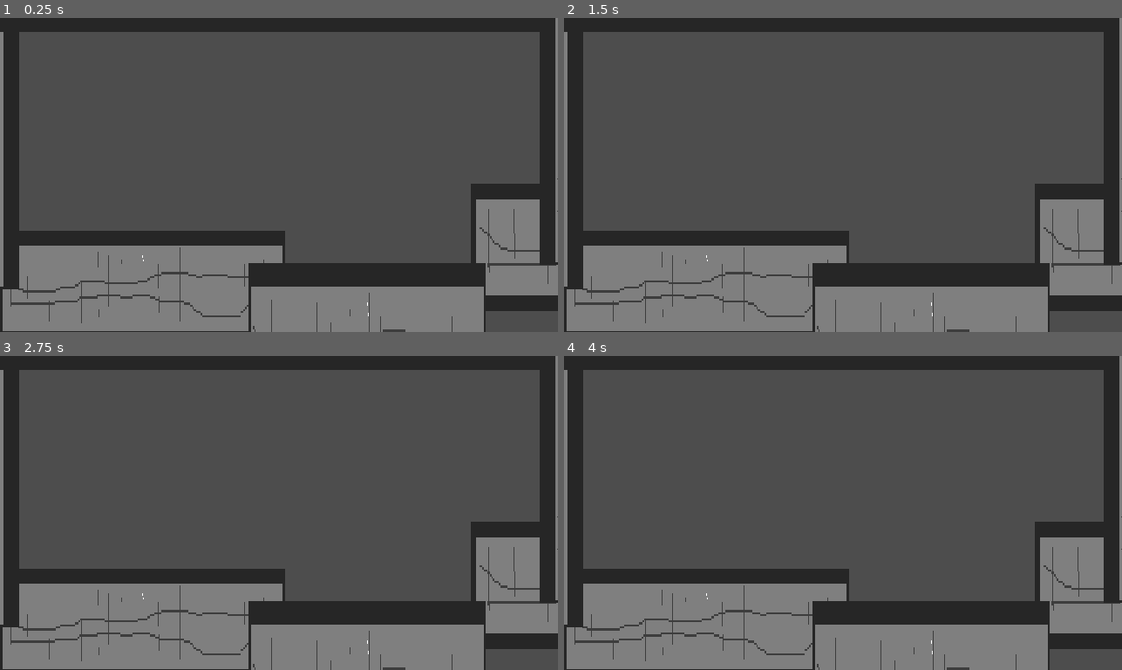
Above: before the commit, frames 1-4 (two rows, left to right).
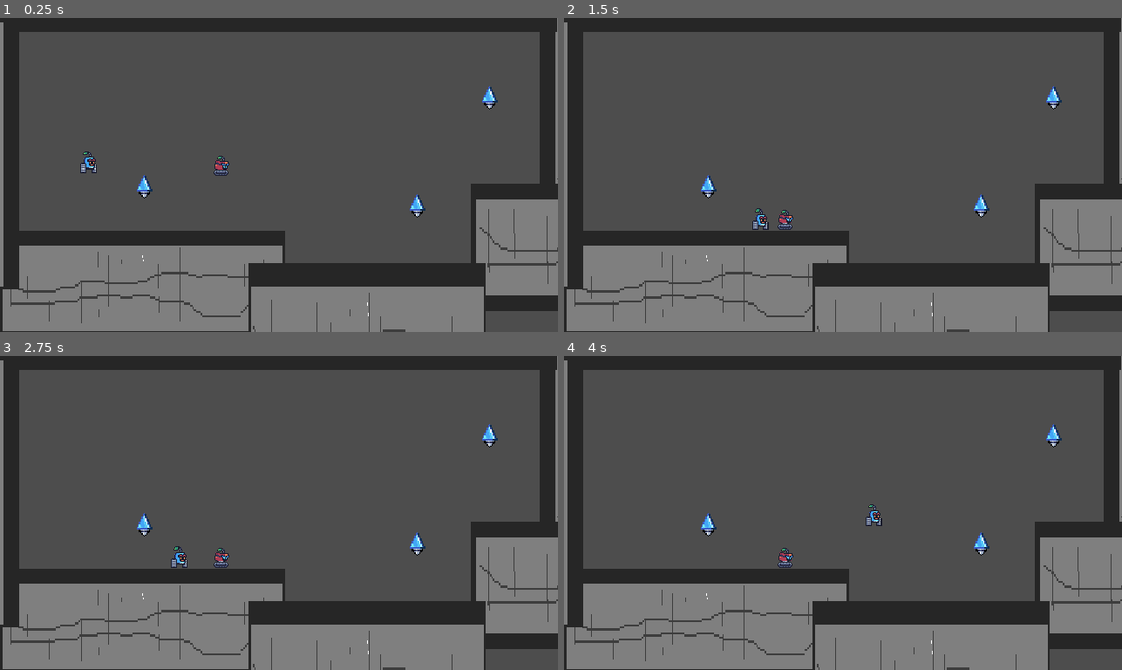
Above: after the commit, the same moments.

Repository: gdp-ufrj/Nut-Bolt
Game: Godot game, scene res://Cenas/Testes/prototipo_e_testes.tscn
The game is run twice, just before and just after one commit, with the same random seed, the same clock (stepped at 60 frames per second) and the same inputs. This scene is started directly instead of the project's main scene.
Inputs:
- Up to frame 1 (0.25 s): no input
- Up to frame 2 (1.5 s): hold Right (ui_right) from 0.53 s (still down); tap E (interagir) at 0.6, 1.35 s; tap Up (ui_up) at 0.77 s
- Up to frame 3 (2.75 s): tap Up (ui_up) at 1.52 s; release Right (ui_right) at 2.03 s; hold Left (ui_left) from 2.03 s (still down); tap E (interagir) at 2.1 s
- Up to frame 4 (4 s): release Left (ui_left) at 2.78 s; hold Right (ui_right) from 2.78 s (still down); tap E (interagir) at 2.85, 3.6 s; tap Up (ui_up) at 3.02, 3.77 s

The runs differ from the first frame. In frame 1, 1.2% of the frame differs, in the area x 0-100%, y 0-79%; in frame 2, 1.2%; in frame 3, 1.2%; in frame 4, 1.2%.

Commit message:
Bugfix de conexão e botão repaginado

Diff:
--- a/plataform-2d-godot/Cenas/Entes/Roteador.tscn
+++ b/plataform-2d-godot/Cenas/Entes/Roteador.tscn
@@ -1,5 +1,6 @@
-[gd_scene load_steps=4 format=3 uid="uid://cg0iyugvxt7cr"]
+[gd_scene load_steps=5 format=3 uid="uid://cg0iyugvxt7cr"]
 
+[ext_resource type="Script" uid="uid://bu31wafum8pii" path="res://Scripts/Entes/roteador.gd" id="1_hf4jo"]
 [ext_resource type="Texture2D" uid="uid://csncrc55p6850" path="res://Sprites/Interagíveis/conexaoPrisma_teste.png" id="2_hf4jo"]
 
 [sub_resource type="CircleShape2D" id="CircleShape2D_if2po"]
@@ -11,6 +12,7 @@
 [node name="Roteador" type="Area2D"]
 collision_layer = 3
 collision_mask = 3
+script = ExtResource("1_hf4jo")
 
 [node name="Sprite2D" type="Sprite2D" parent="."]
 position = Vector2(0, 2.38419e-07)
@@ -18,8 +20,8 @@
 texture = ExtResource("2_hf4jo")
 
 [node name="zona_conexao_rot" type="Area2D" parent="."]
-collision_layer = 3
-collision_mask = 3
+collision_layer = 4
+collision_mask = 4
 
 [node name="CollisionShape2D" type="CollisionShape2D" parent="zona_conexao_rot"]
 shape = SubResource("CircleShape2D_if2po")
--- a/plataform-2d-godot/Cenas/Entes/botao.tscn
+++ b/plataform-2d-godot/Cenas/Entes/botao.tscn
@@ -1,12 +1,15 @@
-[gd_scene load_steps=2 format=3 uid="uid://bqbxnpowjnvbq"]
+[gd_scene load_steps=3 format=3 uid="uid://bqbxnpowjnvbq"]
+
+[ext_resource type="Script" uid="uid://babw0oolc5ro3" path="res://Scripts/Entes/botao.gd" id="1_d7y7n"]
 
 [sub_resource type="RectangleShape2D" id="RectangleShape2D_fxmij"]
 size = Vector2(28.0313, 27.375)
 
 [node name="Botao" type="Area2D"]
 z_index = -1
-collision_layer = 7
-collision_mask = 7
+collision_layer = 3
+collision_mask = 3
+script = ExtResource("1_d7y7n")
 
 [node name="CollisionShape2D" type="CollisionShape2D" parent="."]
 light_mask = 3
@@ -29,3 +32,6 @@
 offset_right = 528.0
 offset_bottom = 24.0
 text = "PRESSIONE A TECLA E!"
+
+[connection signal="body_entered" from="." to="." method="_on_body_entered"]
+[connection signal="body_exited" from="." to="." method="_on_body_exited"]
--- a/plataform-2d-godot/Cenas/Entes/player_1.tscn
+++ b/plataform-2d-godot/Cenas/Entes/player_1.tscn
@@ -26,8 +26,8 @@
 shape = SubResource("RectangleShape2D_q7f8p")
 
 [node name="zona_conexao_1" type="Area2D" parent="."]
-collision_layer = 3
-collision_mask = 3
+collision_layer = 4
+collision_mask = 4
 
 [node name="CollisionShape2D" type="CollisionShape2D" parent="zona_conexao_1"]
 shape = SubResource("CircleShape2D_q7f8p")
--- a/plataform-2d-godot/Cenas/Entes/player_2.tscn
+++ b/plataform-2d-godot/Cenas/Entes/player_2.tscn
@@ -42,8 +42,8 @@
 metadata/_edit_lock_ = true
 
 [node name="zona_conexao_2" type="Area2D" parent="."]
-collision_layer = 3
-collision_mask = 3
+collision_layer = 4
+collision_mask = 4
 
 [node name="CollisionShape2D" type="CollisionShape2D" parent="zona_conexao_2"]
 shape = SubResource("CircleShape2D_63q1r")
--- a/plataform-2d-godot/Cenas/Niveis/tutorial_2.tscn
+++ b/plataform-2d-godot/Cenas/Niveis/tutorial_2.tscn
@@ -201,6 +201,7 @@
 position = Vector2(640, 24)
 shape = SubResource("WorldBoundaryShape2D_8ipts")
 
+[connection signal="botao_ativado" from="." to="Botao" method="_on_tutorial_2_botao_ativado"]
 [connection signal="body_entered" from="plataforma/AREA PARA EVITAR BUG" to="." method="_on_area_para_evitar_bug_body_entered"]
 [connection signal="body_exited" from="plataforma/AREA PARA EVITAR BUG" to="." method="_on_area_para_evitar_bug_body_exited"]
 [connection signal="body_entered" from="Botao" to="." method="_on_botao_body_entered"]
--- a/plataform-2d-godot/Cenas/Niveis/tutorial_3.tscn
+++ b/plataform-2d-godot/Cenas/Niveis/tutorial_3.tscn
@@ -63,9 +63,6 @@
 normal = Vector2(1, 0)
 distance = -8.0
 
-[sub_resource type="WorldBoundaryShape2D" id="WorldBoundaryShape2D_tsd38"]
-normal = Vector2(-1, 0)
-
 [sub_resource type="RectangleShape2D" id="RectangleShape2D_tsd38"]
 size = Vector2(40, 10)
 
@@ -141,15 +138,6 @@
 top_level = true
 position = Vector2(10, 270)
 shape = SubResource("WorldBoundaryShape2D_h5va6")
-
-[node name="Direito" type="StaticBody2D" parent="Limites"]
-collision_layer = 3
-collision_mask = 3
-
-[node name="colisao" type="CollisionShape2D" parent="Limites/Direito"]
-top_level = true
-position = Vector2(582, 244)
-shape = SubResource("WorldBoundaryShape2D_tsd38")
 
 [node name="plataforma_ativavel" type="StaticBody2D" parent="."]
 collision_layer = 3
--- a/plataform-2d-godot/Cenas/Testes/prototipo_e_testes.tscn
+++ b/plataform-2d-godot/Cenas/Testes/prototipo_e_testes.tscn
@@ -1,11 +1,15 @@
-[gd_scene load_steps=8 format=3 uid="uid://cku2qsb0pcgqi"]
+[gd_scene load_steps=9 format=3 uid="uid://cku2qsb0pcgqi"]
 
 [ext_resource type="PackedScene" uid="uid://dutaywbb4vjh" path="res://Cenas/Entes/player_1.tscn" id="1_o4wdp"]
 [ext_resource type="PackedScene" uid="uid://cj3qbb7deufpm" path="res://Cenas/Entes/player_2.tscn" id="2_3we6d"]
 [ext_resource type="Texture2D" uid="uid://cf8104fl6hons" path="res://Sprites/Placeholders/plat.png" id="3_8cg1q"]
+[ext_resource type="PackedScene" uid="uid://cg0iyugvxt7cr" path="res://Cenas/Entes/Roteador.tscn" id="4_3we6d"]
 
 [sub_resource type="RectangleShape2D" id="RectangleShape2D_gc4ld"]
 size = Vector2(329, 129)
+
+[sub_resource type="RectangleShape2D" id="RectangleShape2D_tl8fm"]
+size = Vector2(639.5, 128)
 
 [sub_resource type="RectangleShape2D" id="RectangleShape2D_xlxev"]
 size = Vector2(499, 149)
@@ -13,92 +17,112 @@
 [sub_resource type="RectangleShape2D" id="RectangleShape2D_c75v2"]
 size = Vector2(267.5, 210)
 
-[sub_resource type="RectangleShape2D" id="RectangleShape2D_tl8fm"]
-size = Vector2(639.5, 128)
-
 [node name="Prototipo e testes" type="Node2D"]
 
-[node name="pula" parent="." instance=ExtResource("1_o4wdp")]
-position = Vector2(11, -81)
+[node name="paredes" type="Node2D" parent="."]
 
-[node name="gruda" parent="." instance=ExtResource("2_3we6d")]
-position = Vector2(85, -77)
+[node name="StaticBody2D5" type="StaticBody2D" parent="paredes"]
+collision_layer = 3
+collision_mask = 3
 
-[node name="StaticBody2D2" type="StaticBody2D" parent="."]
+[node name="CollisionShape2D" type="CollisionShape2D" parent="paredes/StaticBody2D5"]
+top_level = true
+position = Vector2(684, 138)
+rotation = 1.57568
+shape = SubResource("RectangleShape2D_gc4ld")
 
-[node name="CollisionShape2D" type="CollisionShape2D" parent="StaticBody2D2"]
+[node name="Sprite2D" type="Sprite2D" parent="paredes/StaticBody2D5"]
+visibility_layer = 3
+position = Vector2(691, 128)
+rotation = 1.57398
+scale = Vector2(0.42641, 2.57143)
+texture = ExtResource("3_8cg1q")
+
+[node name="StaticBody2D4" type="StaticBody2D" parent="paredes"]
+collision_layer = 3
+collision_mask = 3
+
+[node name="Sprite2D" type="Sprite2D" parent="paredes/StaticBody2D4"]
+visibility_layer = 3
+position = Vector2(318.5, -50)
+scale = Vector2(0.881706, 2.35714)
+texture = ExtResource("3_8cg1q")
+
+[node name="CollisionShape2D" type="CollisionShape2D" parent="paredes/StaticBody2D4"]
+position = Vector2(317.25, -51)
+shape = SubResource("RectangleShape2D_tl8fm")
+
+[node name="StaticBody2D2" type="StaticBody2D" parent="paredes"]
+collision_layer = 3
+collision_mask = 3
+
+[node name="CollisionShape2D" type="CollisionShape2D" parent="paredes/StaticBody2D2"]
 top_level = true
 position = Vector2(162, 308)
 shape = SubResource("RectangleShape2D_gc4ld")
 
-[node name="Sprite2D" type="Sprite2D" parent="StaticBody2D2"]
+[node name="Sprite2D" type="Sprite2D" parent="paredes/StaticBody2D2"]
 visibility_layer = 3
 position = Vector2(163, 310)
 scale = Vector2(0.451169, 2.35714)
 texture = ExtResource("3_8cg1q")
 
-[node name="StaticBody2D" type="StaticBody2D" parent="."]
+[node name="StaticBody2D" type="StaticBody2D" parent="paredes/StaticBody2D2"]
+collision_layer = 3
+collision_mask = 3
 
-[node name="CollisionShape2D" type="CollisionShape2D" parent="StaticBody2D"]
+[node name="CollisionShape2D" type="CollisionShape2D" parent="paredes/StaticBody2D2/StaticBody2D"]
 top_level = true
 position = Vector2(787.5, 265.5)
 shape = SubResource("RectangleShape2D_xlxev")
 
-[node name="Sprite2D" type="Sprite2D" parent="StaticBody2D"]
+[node name="Sprite2D" type="Sprite2D" parent="paredes/StaticBody2D2/StaticBody2D"]
 position = Vector2(792.125, 263)
 scale = Vector2(0.693604, 2.60714)
 texture = ExtResource("3_8cg1q")
 
-[node name="plataforma_movel" type="StaticBody2D" parent="."]
+[node name="plataforma_movel" type="StaticBody2D" parent="paredes"]
+collision_layer = 3
+collision_mask = 3
 
-[node name="Sprite2D" type="Sprite2D" parent="plataforma_movel"]
+[node name="Sprite2D" type="Sprite2D" parent="paredes/plataforma_movel"]
 position = Vector2(421, 387)
 scale = Vector2(0.375172, 3.78571)
 texture = ExtResource("3_8cg1q")
 
-[node name="CollisionShape2D" type="CollisionShape2D" parent="plataforma_movel"]
+[node name="CollisionShape2D" type="CollisionShape2D" parent="paredes/plataforma_movel"]
 top_level = true
 position = Vector2(420, 385)
 shape = SubResource("RectangleShape2D_c75v2")
 
-[node name="StaticBody2D3" type="StaticBody2D" parent="."]
+[node name="StaticBody2D3" type="StaticBody2D" parent="paredes"]
+collision_layer = 3
+collision_mask = 3
 
-[node name="CollisionShape2D" type="CollisionShape2D" parent="StaticBody2D3"]
+[node name="CollisionShape2D" type="CollisionShape2D" parent="paredes/StaticBody2D3"]
 top_level = true
 position = Vector2(-44, 167)
 rotation = 1.57568
 shape = SubResource("RectangleShape2D_gc4ld")
 
-[node name="Sprite2D" type="Sprite2D" parent="StaticBody2D3"]
+[node name="Sprite2D" type="Sprite2D" parent="paredes/StaticBody2D3"]
 visibility_layer = 3
 position = Vector2(-50, 156)
 rotation = 1.57398
 scale = Vector2(0.42641, 2.57143)
 texture = ExtResource("3_8cg1q")
 
-[node name="StaticBody2D4" type="StaticBody2D" parent="."]
+[node name="pula" parent="." instance=ExtResource("1_o4wdp")]
+position = Vector2(101, 132)
 
-[node name="Sprite2D" type="Sprite2D" parent="StaticBody2D4"]
-visibility_layer = 3
-position = Vector2(318.5, -50)
-scale = Vector2(0.881706, 2.35714)
-texture = ExtResource("3_8cg1q")
+[node name="gruda" parent="." instance=ExtResource("2_3we6d")]
+position = Vector2(254, 137)
 
-[node name="CollisionShape2D" type="CollisionShape2D" parent="StaticBody2D4"]
-position = Vector2(317.25, -51)
-shape = SubResource("RectangleShape2D_tl8fm")
+[node name="Roteador" parent="." instance=ExtResource("4_3we6d")]
+position = Vector2(165, 193)
 
-[node name="StaticBody2D5" type="StaticBody2D" parent="."]
+[node name="Roteador2" parent="." instance=ExtResource("4_3we6d")]
+position = Vector2(478, 215)
 
-[node name="CollisionShape2D" type="CollisionShape2D" parent="StaticBody2D5"]
-top_level = true
-position = Vector2(684, 138)
-rotation = 1.57568
-shape = SubResource("RectangleShape2D_gc4ld")
-
-[node name="Sprite2D" type="Sprite2D" parent="StaticBody2D5"]
-visibility_layer = 3
-position = Vector2(691, 128)
-rotation = 1.57398
-scale = Vector2(0.42641, 2.57143)
-texture = ExtResource("3_8cg1q")
+[node name="Roteador3" parent="." instance=ExtResource("4_3we6d")]
+position = Vector2(561, 91)
--- a/plataform-2d-godot/Cenas/game_controller.tscn
+++ b/plataform-2d-godot/Cenas/game_controller.tscn
@@ -10,10 +10,10 @@
 
 [node name="Players" type="Node2D" parent="."]
 
-[node name="player_1" parent="Players" instance=ExtResource("2_7gg3j")]
+[node name="player_1" parent="Players" groups=["Players"] instance=ExtResource("2_7gg3j")]
 position = Vector2(0, -1)
 
-[node name="player_2" parent="Players" instance=ExtResource("3_dg2gn")]
+[node name="player_2" parent="Players" groups=["Players"] instance=ExtResource("3_dg2gn")]
 position = Vector2(-5, 1)
 
 [node name="Pause_menu" parent="." instance=ExtResource("5_dg2gn")]
--- a/plataform-2d-godot/Scripts/Entes/botao.gd
+++ b/plataform-2d-godot/Scripts/Entes/botao.gd
@@ -1 +1,18 @@
 extends Area2D
+var is_untouched: bool = true
+
+func _ready() -> void:
+	self.remove_from_group("pode_ativar")
+
+func _on_body_entered(body: Node2D) -> void:
+	if is_untouched and body.is_in_group("Players"):
+		$Label.show()
+		self.add_to_group("pode_ativar")
+
+func _on_body_exited(body: Node2D) -> void:
+	if body.is_in_group("Players"):
+		$Label.hide()
+		self.remove_from_group("pode_ativar")
+
+func _on_tutorial_2_botao_ativado() -> void:
+	is_untouched = false
--- a/plataform-2d-godot/Scripts/Entes/player_1.gd
+++ b/plataform-2d-godot/Scripts/Entes/player_1.gd
@@ -5,8 +5,14 @@
 @onready var timer = $Timer_conexao
 
 var estado_original: Array = [SPEED, JUMP_VELOCITY]
-var conectores: Array = [false, false] #são eles o outro player e o roteador
+var _overlaping: Array = []
 var gravity = ProjectSettings.get_setting("physics/2d/default_gravity")
+
+func _ready() -> void:
+	$zona_conexao_1.collision_layer = 3
+	$zona_conexao_1.collision_mask = 3
+	self.add_to_group("Players")
+	conectar()
 
 #region Physics process
 func _physics_process(delta: float) -> void:
@@ -23,7 +29,7 @@
 		velocity.x = move_toward(velocity.x,0,SPEED)
 
 	move_and_slide()
-
+	#checa_proximidade()
 
 #endregion
 
@@ -42,34 +48,51 @@
 func _on_timer_conexao_timeout() -> void:
 	desconectar()
 
+func _on_game_controller_restart() -> void:
+	conectar()
+
 func _on_zona_conexao_1_area_entered(area: Area2D) -> void:
-		var eh_conector: bool = false
-		if area.name == "zona_conexao_2":
-			conectores[0] = true
-			eh_conector = true
-		if area.name == "zona_conexao_rot":
-			conectores[1] = true
-			eh_conector = true
-		# Se o jogador estiver dentro de alguma zona_conexao, conecta
-		if (conectores[0] or conectores[1]) and eh_conector:
-			conectar()
+	if area.name == "zona_conexao_2" or area.name == "zona_conexao_rot":
+		_overlaping.append(area)
+		conectar()
 
 func _on_zona_conexao_1_area_exited(area: Area2D) -> void:
-	if area.name == "zona_conexao_2":
-		conectores[0] = false
-	if area.name == "zona_conexao_rot":
-		conectores[1] = false
-
-	# Se o jogador estiver fora de todas as zonas_conexao, começa o timer
-	if conectores[0] or conectores[1]:
-		pass
-	else:
+	_overlaping.erase(area)
+	if _overlaping.is_empty():
 		if timer.is_stopped():
 			timer.start()
 			$aviso_conexao.play()
 
+#endregion
 
-func _on_game_controller_restart() -> void:
-	conectar()
+#region antigo codigo de conexao
+	#func _on_zona_conexao_1_area_entered(area: Area2D) -> void:
+		##var eh_conector: bool = false
+		#if area.name == "zona_conexao_2":
+			#conectores[0] = true
+			##eh_conector = true
+		#if area.name == "zona_conexao_rot":
+			#conectores[1] = true
+			##eh_conector = true
+		## Se o jogador estiver dentro de alguma zona_conexao, conecta
+		#if (conectores[0] or conectores[1]):
+			#conectar()
+#
+#func _on_zona_conexao_1_area_exited(area: Area2D) -> void:
+	#if $zona_conexao_1.has_overlapping_areas():
+		#pass
+	#else:
+		#if area.name == "zona_conexao_2":
+			#conectores[0] = false
+		#if area.name == "zona_conexao_rot":
+			#conectores[1] = false
+		#
+	## Se o jogador estiver fora de todas as zonas_conexao, começa o timer
+	#if conectores[0] or conectores[1]:
+		#pass
+	#else:
+		#if timer.is_stopped():
+			#timer.start()
+			#$aviso_conexao.play()
 
 #endregion
--- a/plataform-2d-godot/Scripts/Entes/player_2.gd
+++ b/plataform-2d-godot/Scripts/Entes/player_2.gd
@@ -4,11 +4,16 @@
 @onready var timer = $Timer_conexao
 
 var estado_original = SPEED
-var conectores: Array = [false, false] #conectores[0] = outro player e [1] é o roteador
+var _overlaping: Array = []
 var colidiu_com_limites = false
 var pode_grudar = true
 var gravity = ProjectSettings.get_setting("physics/2d/default_gravity")
 var desacoplou = false
+
+func _ready() -> void:
+	$zona_conexao_2.collision_layer = 3
+	$zona_conexao_2.collision_mask = 3
+	self.add_to_group("Players")
 
 #region physics process
 func _physics_process(delta: float) -> void:
@@ -65,6 +70,7 @@
 		velocity.x = move_toward(velocity.x,0,SPEED)
 
 	move_and_slide()
+	#checa_proximidade()
 #endregion
 
 #region movimentação
@@ -82,9 +88,6 @@
 		desacoplou = true
 		gravity = ProjectSettings.get_setting("physics/2d/default_gravity")
 
-#func _on_Timer_grude_timeout():
-	#nao_pode_grudar = false
-
 #endregion
 
 #region conexao
@@ -100,33 +103,43 @@
 func _on_timer_conexao_timeout() -> void:
 	desconectar()
 
+func _on_game_controller_restart() -> void:
+	conectar()
+
 func _on_zona_conexao_2_area_entered(area: Area2D) -> void:
-	var eh_conector: bool = false
-	if area.name == "zona_conexao_1":
-		conectores[0] = true
-		eh_conector = true
-	if area.name == "zona_conexao_rot":
-		conectores[1] = true
-		eh_conector = true
-
-	if (conectores[0] or conectores[1]) and eh_conector:
+	if area.name == "zona_conexao_1" or area.name == "zona_conexao_rot":
+		_overlaping.append(area)
 		conectar()
 
 func _on_zona_conexao_2_area_exited(area: Area2D) -> void:
-	if area.name == "zona_conexao_1":
-		conectores[0] = false
-	if area.name == "zona_conexao_rot":
-		conectores[1] = false
-
-	if conectores[0] or conectores[1]:
-		pass
-	else:
+	_overlaping.erase(area)
+	if _overlaping.is_empty():
 		if timer.is_stopped():
 			timer.start()
 			$aviso_conexao.play()
 
+#endregion
 
-func _on_game_controller_restart() -> void:
-	conectar()
-
-#endregion
+#region antiga conexao
+#func _on_zona_conexao_2_area_entered(area: Area2D) -> void:
+	#var eh_conector: bool = false
+	#if area.name == "zona_conexao_1":
+		#conectores[0] = true
+		#eh_conector = true
+	#if area.name == "zona_conexao_rot":
+		#conectores[1] = true
+		#eh_conector = true
+#
+	#if (conectores[0] or conectores[1]) and eh_conector:
+		#conectar()
+#
+#func _on_zona_conexao_2_area_exited(area: Area2D) -> void:
+	#if area.name == "zona_conexao_1":
+		#conectores[0] = false
+	#if area.name == "zona_conexao_rot":
+		#conectores[1] = false
+	#
+	#if conectores[0] or conectores[1]:
+		#pass
+	#else:
+	#endregion
--- /dev/null
+++ b/plataform-2d-godot/Scripts/Entes/roteador.gd
@@ -0,0 +1,5 @@
+extends Area2D
+
+func _ready() -> void:
+	$zona_conexao_rot.collision_layer = 3
+	$zona_conexao_rot.collision_mask = 3
--- a/plataform-2d-godot/Scripts/Niveis/tutorial_2.gd
+++ b/plataform-2d-godot/Scripts/Niveis/tutorial_2.gd
@@ -1,30 +1,14 @@
 extends Node2D
 
 # VARIAVEIS PARA FUNCIONAMENTO DO BOTAO E DA PLATAFORMA
-var pode_interagir: bool = false
-var jogador: Node2D = null
-var botao_foi_ativado = false
+@onready var botao = $Botao
+signal botao_ativado
 
 func _process(_delta: float) -> void:
-	if pode_interagir and Input.is_action_just_pressed("interagir"):
+	if botao.is_in_group("pode_ativar") and Input.is_action_just_pressed("interagir"):
 		$plataforma/AnimationPlayer.play("move")
 		$Botao/Label.visible = false
-		botao_foi_ativado = true
-
-
-# SCRIPT PRO BOTAO E PLATAFORMA
-func _on_botao_body_entered(body: Node2D) -> void:
-	if body.name == "player_2" and not botao_foi_ativado:
-		$Botao/Label.visible = true
-		pode_interagir = true
-		jogador = body
-
-# SCRIPT PRO BOTAO E PLATAFORMA
-func _on_botao_body_exited(body: Node2D) -> void:
-	if body.name == "player_2":
-		$Botao/Label.visible = false
-		pode_interagir = false
-		jogador == null
+		botao_ativado.emit()
 
 func _on_area_para_evitar_bug_body_entered(body: Node2D) -> void:
 	if body.name == "player_2" or body.name == "player_1":
--- a/plataform-2d-godot/Scripts/Niveis/tutorial_3.gd
+++ b/plataform-2d-godot/Scripts/Niveis/tutorial_3.gd
@@ -1,6 +1,8 @@
 extends Node2D
 
 var pode_interagir: bool = false
+
+@onready var botao = $Botao
 @onready var ativavel = $plataforma_ativavel/CollisionShape2D
 @onready var estatica_1 = $"Plataformas Estaticas/estatica_1/CollisionShape2D"
 @onready var estatica_2 = $"Plataformas Estaticas/estatica_2/CollisionShape2D"
@@ -13,7 +15,7 @@
 	estado_inicial_plataformas()
 
 func _process(_delta: float) -> void:
-	if pode_interagir and Input.is_action_just_pressed("interagir"):
+	if botao.is_in_group("pode_ativar") and Input.is_action_just_pressed("interagir"):
 		inverte_estado()
 
 
@@ -30,14 +32,3 @@
 	for e in plataformas_estaticas:
 		e.disabled = not e.disabled
 		e.visible = not e.visible
-
-
-func _on_botao_body_entered(body: Node2D) -> void:
-	if body.name == "player_2":
-		$Botao/Label.visible = true
-		pode_interagir = true
-
-func _on_botao_body_exited(body: Node2D) -> void:
-	if body.name == "player_2":
-		$Botao/Label.visible = false
-		pode_interagir = false
--- a/plataform-2d-godot/Scripts/game_controller.gd
+++ b/plataform-2d-godot/Scripts/game_controller.gd
@@ -20,6 +20,7 @@
 	#Inicializa o indice do nivel atual e carrega o primeiro nivel
 	current_index = 0
 	_load_level(current_index)
+
 
 #Funcao chamada sempre que uma acao de input não tratada acontece (como pressionar teclas)
 func _unhandled_input(event):
--- a/plataform-2d-godot/project.godot
+++ b/plataform-2d-godot/project.godot
@@ -34,6 +34,8 @@
 [global_group]
 
 limites=""
+Players=""
+pode_ativar="grupo para manejamento do botão"
 
 [input]
 
Not shown: 1 places in plataform-2d-godot/Cenas/Niveis/tutorial_3.tscn that only renumber resources
Not shown, added: plataform-2d-godot/Scripts/Entes/roteador.gd.uid
